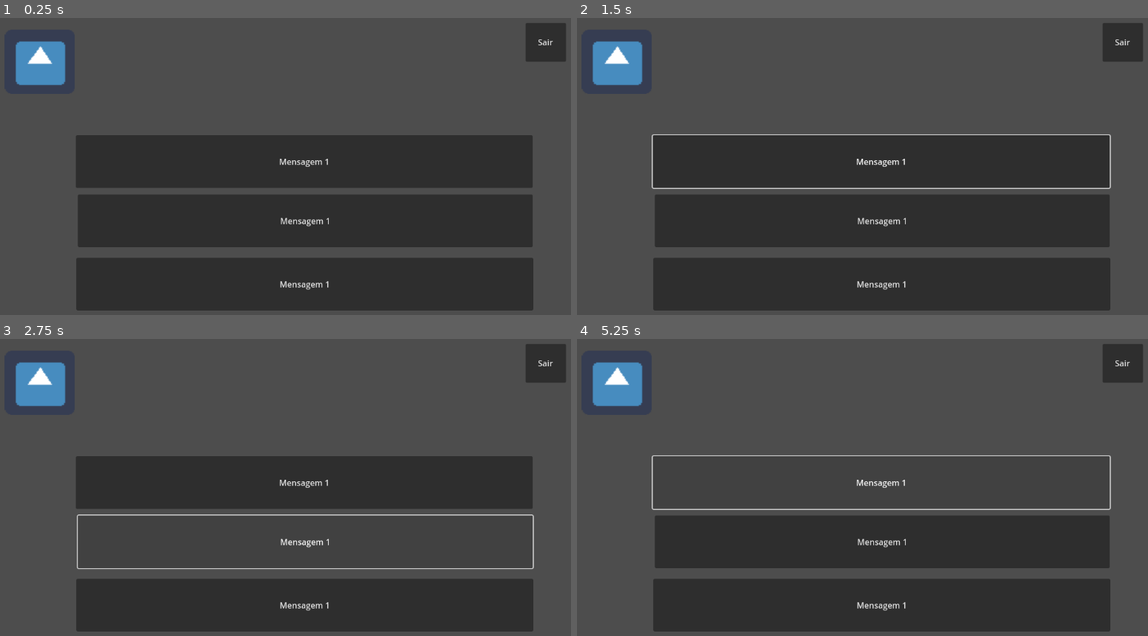
Above: before the commit, frames 1-4 (two rows, left to right).
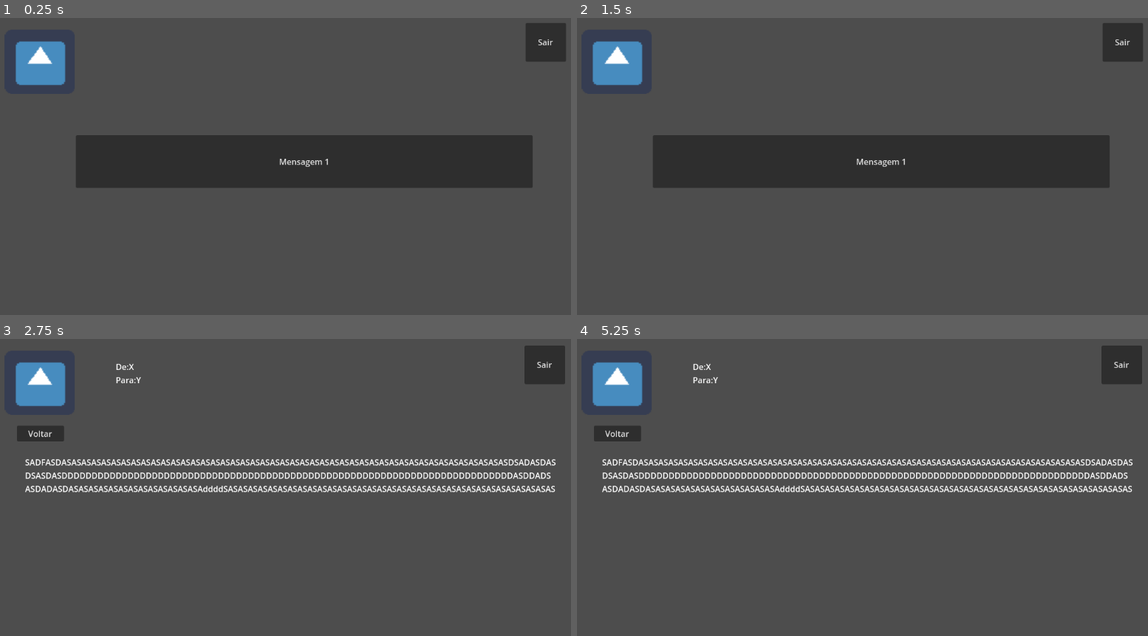
Above: after the commit, the same moments.

Repository: VitorTeixr/Projeto2
Game: Godot game, scene res://Interface/Mensagem.tscn
Same seed, same stepped clock (60 frames per second), same inputs: the game is played once before the commit and once after it. This scene is started directly instead of the project's main scene. The engine's default icon, where the game draws it, is replaced by a stand-in: a white triangle on a blue panel in a dark square.
Inputs (mouse positions are in pixels of both pictures, inside the frame that each line leads up to):
- Up to frame 1 (0.25 s): no input
- Up to frame 2 (1.5 s): click "Mensagem 1" at 0.5 s; click (616, 113) at 1.25 s, where only the run after the commit has a clickable "Voltar"
- Up to frame 3 (2.75 s): click "Mensagem 1" at 2 s
- Up to frame 4 (5.25 s): click (879, 481) at 2.75 s, where only the run before the commit has a clickable "Mensagem 1"; click (616, 434) at 3.5 s, where only the run after the commit has a clickable "Voltar"; click "Mensagem 1" at 4.25 s; click (879, 481) at 5 s, where only the run before the commit has a clickable "Mensagem 1"

The runs differ from the first frame. In frame 1, 28% of the frame differs, in the area x 13-94%, y 59-99%; in frame 2, 29%; in frame 3, 30%; in frame 4, 33%, in the area x 2-100%, y 1-99%.

Commit message:
loading_screen

Diff:
--- /dev/null
+++ b/Interface/Mensagem.gd
@@ -0,0 +1,19 @@
+extends Control
+
+
+# Called when the node enters the scene tree for the first time.
+func _ready():
+	pass # Replace with function body.
+
+
+# Called every frame. 'delta' is the elapsed time since the previous frame.
+func _process(delta):
+	pass
+
+
+func _on_exit_pressed():
+	get_tree().change_scene_to_file("res://Interface/computador_contemporaneo.tscn") # Replace with function body.
+
+
+func _on_button_pressed():
+	get_tree().change_scene_to_file("res://Interface/menagem_detalhada.tscn") # Replace with function body.
--- a/Interface/Mensagem.tscn
+++ b/Interface/Mensagem.tscn
@@ -1,5 +1,6 @@
-[gd_scene load_steps=2 format=3 uid="uid://cfg5h0d06gbei"]
+[gd_scene load_steps=3 format=3 uid="uid://cfg5h0d06gbei"]
 
+[ext_resource type="Script" path="res://Interface/Mensagem.gd" id="1_kk0ja"]
 [ext_resource type="Texture2D" uid="uid://c8taf62cx575x" path="res://sprites/icon.png" id="1_x2h1u"]
 
 [node name="Control" type="Control"]
@@ -9,6 +10,7 @@
 anchor_bottom = 1.0
 grow_horizontal = 2
 grow_vertical = 2
+script = ExtResource("1_kk0ja")
 
 [node name="Button" type="Button" parent="."]
 layout_mode = 0
@@ -18,29 +20,18 @@
 offset_bottom = 337.0
 text = "Mensagem 1"
 
-[node name="Button" type="Button" parent="Button"]
-offset_left = 1.0
-offset_top = 240.0
-offset_right = 893.0
-offset_bottom = 343.0
-text = "Mensagem 1"
-
-[node name="Button2" type="Button" parent="."]
-layout_mode = 0
-offset_left = 175.0
-offset_top = 350.0
-offset_right = 1063.0
-offset_bottom = 453.0
-text = "Mensagem 1"
-
 [node name="Icon" type="Sprite2D" parent="."]
 position = Vector2(101, 90)
 scale = Vector2(2.14062, 1.98351)
 texture = ExtResource("1_x2h1u")
 
-[node name="Button3" type="Button" parent="."]
+[node name="exit" type="Button" parent="."]
+layout_mode = 0
 offset_left = 1049.0
 offset_top = 14.0
 offset_right = 1128.0
 offset_bottom = 90.0
 text = "Sair"
+
+[connection signal="pressed" from="Button" to="." method="_on_button_pressed"]
+[connection signal="pressed" from="exit" to="." method="_on_exit_pressed"]
--- /dev/null
+++ b/Interface/computador_contemporaneo.tscn
@@ -0,0 +1,28 @@
+[gd_scene load_steps=3 format=3 uid="uid://b851km53ae2em"]
+
+[ext_resource type="Script" path="res://Interface/computador_contemporâneo.gd" id="1_nxr4l"]
+[ext_resource type="Texture2D" uid="uid://0rn2ytaxayjx" path="res://sprites/fundo.png" id="2_exqpf"]
+
+[node name="Computador_contemporâneo" type="Node2D"]
+script = ExtResource("1_nxr4l")
+
+[node name="Button2" type="Button" parent="."]
+offset_left = 42.0
+offset_top = 47.0
+offset_right = 135.0
+offset_bottom = 146.0
+text = "Pc atual"
+
+[node name="Button" type="Button" parent="."]
+offset_left = 42.0
+offset_top = 164.0
+offset_right = 135.0
+offset_bottom = 263.0
+text = "Mensagem"
+
+[node name="Fundo" type="Sprite2D" parent="."]
+position = Vector2(882, 1099)
+texture = ExtResource("2_exqpf")
+
+[connection signal="pressed" from="Button2" to="." method="_on_button_2_pressed"]
+[connection signal="pressed" from="Button" to="." method="_on_button_pressed"]
--- /dev/null
+++ b/Interface/computador_contemporâneo.gd
@@ -0,0 +1,22 @@
+extends Node2D
+
+
+# Called when the node enters the scene tree for the first time.
+func _ready():
+	pass # Replace with function body.
+
+
+# Called every frame. 'delta' is the elapsed time since the previous frame.
+func _process(delta):
+	pass
+
+
+func _on_button_2_pressed():
+		get_tree().change_scene_to_file("res://loading_scene.tscn")
+	 # Replace with function body.
+
+
+func _on_button_pressed():
+	get_tree().change_scene_to_file("res://Interface/Mensagem.tscn")
+
+	 # Replace with function body.
--- a/Interface/computador_contemporâneo.tscn
+++ /dev/null
@@ -1,23 +0,0 @@
-[gd_scene load_steps=2 format=3 uid="uid://b851km53ae2em"]
-
-[ext_resource type="Texture2D" uid="uid://0rn2ytaxayjx" path="res://sprites/fundo.png" id="1_1ktsf"]
-
-[node name="Computador_contemporâneo" type="Node2D"]
-
-[node name="Button2" type="Button" parent="."]
-offset_left = 42.0
-offset_top = 47.0
-offset_right = 135.0
-offset_bottom = 146.0
-text = "Pc atual"
-
-[node name="Button" type="Button" parent="."]
-offset_left = 42.0
-offset_top = 164.0
-offset_right = 135.0
-offset_bottom = 263.0
-text = "Mensagem"
-
-[node name="Fundo" type="Sprite2D" parent="."]
-position = Vector2(882, 1099)
-texture = ExtResource("1_1ktsf")
--- /dev/null
+++ b/Interface/menagem_detalhada.gd
@@ -0,0 +1,20 @@
+extends Control
+
+
+# Called when the node enters the scene tree for the first time.
+func _ready():
+	pass # Replace with function body.
+
+
+# Called every frame. 'delta' is the elapsed time since the previous frame.
+func _process(delta):
+	pass
+
+
+func _on_exit_pressed():
+	get_tree().change_scene_to_file("res://Interface/computador_contemporaneo.tscn")
+ # Replace with function body.
+
+
+func _on_button_4_pressed():
+	get_tree().change_scene_to_file("res://Interface/Mensagem.tscn") # Replace with function body.
--- a/Interface/menagem_detalhada.tscn
+++ b/Interface/menagem_detalhada.tscn
@@ -1,5 +1,6 @@
-[gd_scene load_steps=2 format=3 uid="uid://byfc6trregqta"]
+[gd_scene load_steps=3 format=3 uid="uid://byfc6trregqta"]
 
+[ext_resource type="Script" path="res://Interface/menagem_detalhada.gd" id="1_3725c"]
 [ext_resource type="Texture2D" uid="uid://c8taf62cx575x" path="res://sprites/icon.png" id="1_mc6no"]
 
 [node name="Menagem detalhada" type="Control"]
@@ -9,54 +10,47 @@
 anchor_bottom = 1.0
 grow_horizontal = 2
 grow_vertical = 2
+script = ExtResource("1_3725c")
 
 [node name="Icon" type="Sprite2D" parent="."]
 position = Vector2(101, 90)
 scale = Vector2(2.14062, 1.98351)
 texture = ExtResource("1_mc6no")
 
-[node name="Button3" type="Button" parent="."]
+[node name="Exit" type="Button" parent="."]
+layout_mode = 0
 offset_left = 1047.0
 offset_top = 17.0
 offset_right = 1126.0
 offset_bottom = 93.0
 text = "Sair"
 
-[node name="Button3" type="Button" parent="Button3"]
-offset_left = 1041.0
-offset_top = 27.0
-offset_right = 1120.0
-offset_bottom = 103.0
-text = "Sair"
-
 [node name="Label" type="Label" parent="."]
 layout_mode = 0
-offset_left = 54.0
-offset_top = 224.0
-offset_right = 1097.0
-offset_bottom = 535.0
+offset_left = 72.0
+offset_top = 234.0
+offset_right = 1115.0
+offset_bottom = 545.0
 text = "SADFASDASASASASASASASASASASASASASASASASASASASASASASASASASASASASASASASASASASASASASASASASASASASASASDSADASDAS
 DSASDASDDDDDDDDDDDDDDDDDDDDDDDDDDDDDDDDDDDDDDDDDDDDDDDDDDDDDDDDDDDDDDDDDDDDDDDDDDDASDDADS
 ASDADASDASASASASASASASASASASASASASAddddSASASASASASASASASASASASASASASASASASASASASASASASASASASASASASASASASAS"
 
 [node name="Button4" type="Button" parent="."]
+layout_mode = 0
 offset_left = 56.0
 offset_top = 174.0
 offset_right = 148.0
 offset_bottom = 205.0
 text = "Voltar"
 
-[node name="Button5" type="Button" parent="."]
-offset_left = 1406.0
-offset_top = 185.0
-offset_right = 1485.0
-offset_bottom = 261.0
-text = "Sair"
-
 [node name="Label2" type="Label" parent="."]
-offset_left = 258.0
-offset_top = 43.0
-offset_right = 438.0
-offset_bottom = 96.0
+layout_mode = 0
+offset_left = 249.0
+offset_top = 47.0
+offset_right = 429.0
+offset_bottom = 100.0
 text = "De:X
 Para:Y"
+
+[connection signal="pressed" from="Exit" to="." method="_on_exit_pressed"]
+[connection signal="pressed" from="Button4" to="." method="_on_button_4_pressed"]
--- /dev/null
+++ b/loading_scene.gd
@@ -0,0 +1,16 @@
+extends Control
+
+var i=0
+# Called when the node enters the scene tree for the first time.
+func _ready():
+	$Timer.start() # Replace with function body.
+
+
+# Called every frame. 'delta' is the elapsed time since the previous frame.
+
+
+func _on_timer_timeout():
+	print(i)
+	i+=1
+	if i==10:
+		get_tree().change_scene_to_file("res://Interface/windows95.tscn")
--- /dev/null
+++ b/loading_scene.tscn
@@ -0,0 +1,53 @@
+[gd_scene load_steps=5 format=3 uid="uid://cdwfba3u7376h"]
+
+[ext_resource type="Texture2D" uid="uid://c8taf62cx575x" path="res://sprites/icon.png" id="1_28lxm"]
+[ext_resource type="Script" path="res://loading_scene.gd" id="1_fa505"]
+
+[sub_resource type="Animation" id="Animation_kpvun"]
+resource_name = "load"
+tracks/0/type = "value"
+tracks/0/imported = false
+tracks/0/enabled = true
+tracks/0/path = NodePath("Icon2:position")
+tracks/0/interp = 1
+tracks/0/loop_wrap = true
+tracks/0/keys = {
+"times": PackedFloat32Array(0, 1),
+"transitions": PackedFloat32Array(1, 1),
+"update": 0,
+"values": [Vector2(294, 491), Vector2(719, 491)]
+}
+
+[sub_resource type="AnimationLibrary" id="AnimationLibrary_fw8rc"]
+_data = {
+"load": SubResource("Animation_kpvun")
+}
+
+[node name="Loading_scene" type="Control"]
+layout_mode = 3
+anchors_preset = 15
+anchor_right = 1.0
+anchor_bottom = 1.0
+grow_horizontal = 2
+grow_vertical = 2
+script = ExtResource("1_fa505")
+
+[node name="Icon" type="Sprite2D" parent="."]
+position = Vector2(546, 192)
+scale = Vector2(5.49805, 5.4043)
+texture = ExtResource("1_28lxm")
+
+[node name="Timer" type="Timer" parent="."]
+
+[node name="AnimationPlayer" type="AnimationPlayer" parent="."]
+process_mode = 3
+libraries = {
+"": SubResource("AnimationLibrary_fw8rc")
+}
+autoplay = "load"
+
+[node name="Icon2" type="Sprite2D" parent="."]
+position = Vector2(719, 491)
+texture = ExtResource("1_28lxm")
+
+[connection signal="timeout" from="Timer" to="." method="_on_timer_timeout"]
